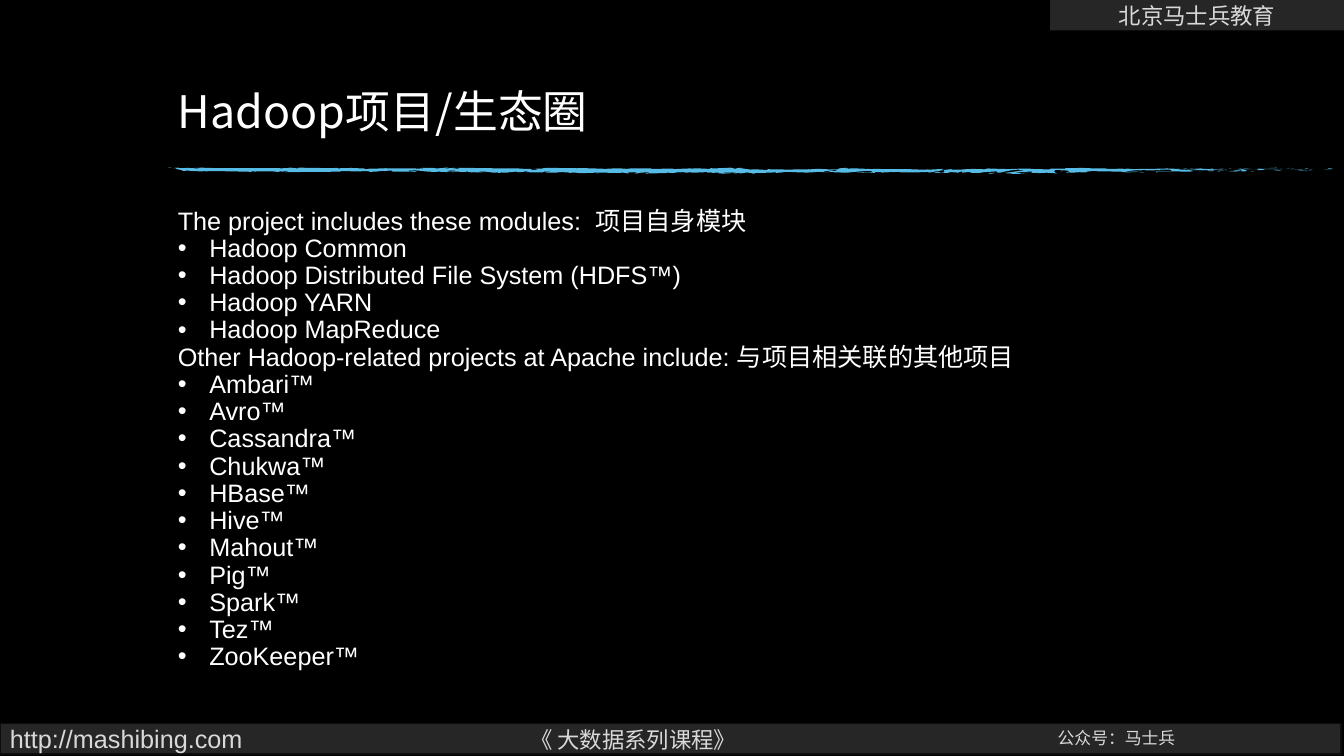
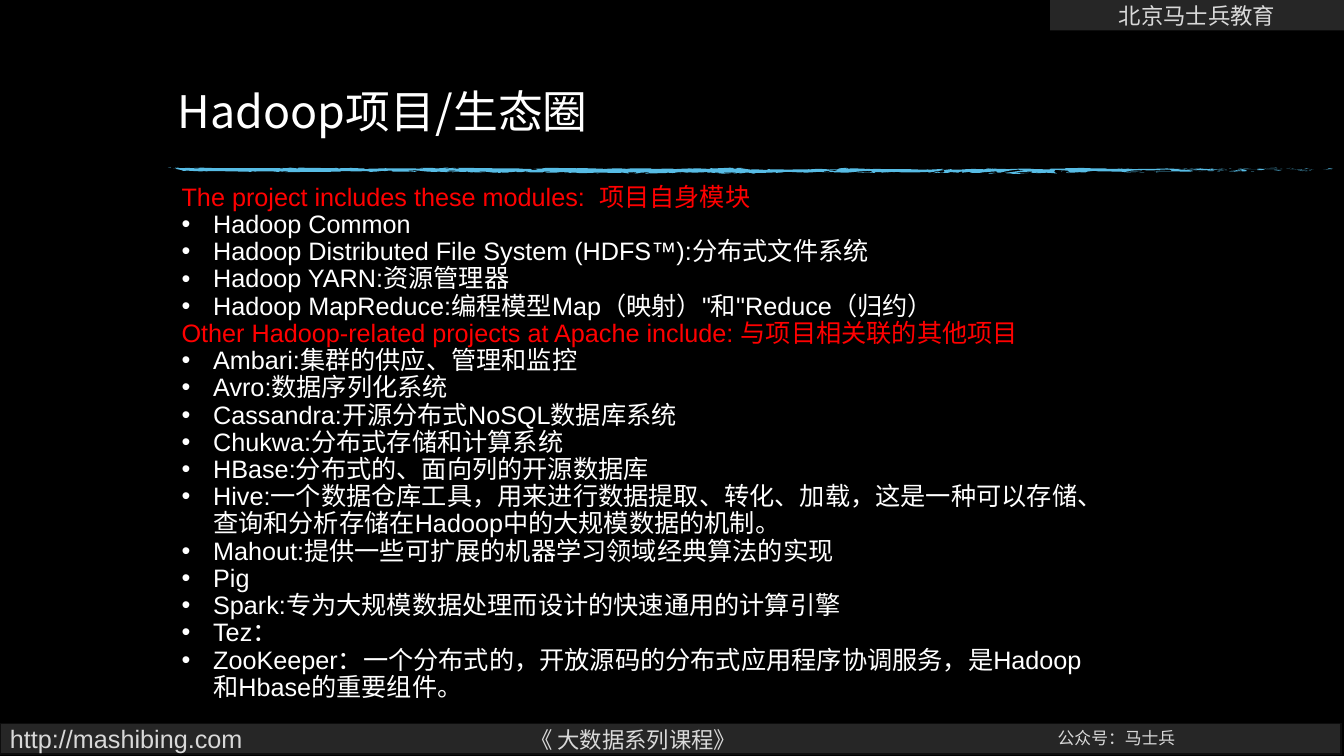
Before and after one commit to wangxin66666/BigDataArchitect-master, a slide deck: slide 15 of bigdata-hadoop/ppt/01大数据启蒙.pptx. Drawn at 1344x756 pixels with LibreOffice and Linux fonts; fonts in the diff are those of the drawing; background and template pictures are left out. Boxes give left, top, right and bottom in pixels: in the first picture for what was removed or moved away, otherwise in the second. Text is boxed around its words. In the diff, an @@ line names an element or a change of style, - is before the commit and + after.

Commit message:
更新hdfs PPT 存储模型

```diff
--- a/bigdata-hadoop/ppt/01大数据启蒙.pptx
+++ b/bigdata-hadoop/ppt/01大数据启蒙.pptx
@@ text "The project includes these modules: ...": place and size @@
-text "The project includes these modules: ..." at bbox=[178, 208, 1014, 671]
+text "The project includes these modules: ..." at bbox=[182, 184, 1102, 698]
@@ text at bbox=[182, 184, 1018, 348]: text colour #FFFFFF to #FF0000 in "The project includes these modules: 项目自身模块", "Other Hadoop-related projects at Apache include: 与项目相关联的其他项目" @@
@@ text at bbox=[213, 240, 932, 320]: text changed @@
-• Hadoop Distributed File System (HDFS™)
-• Hadoop YARN
-• Hadoop MapReduce
+• Hadoop Distributed File System (HDFS™):分布式文件系统
+• Hadoop YARN:资源管理器
+• Hadoop MapReduce:编程模型Map（映射）"和"Reduce（归约）
@@ text at bbox=[213, 349, 1102, 698]: text changed @@
-• Ambari™
-• Avro™
-• Cassandra™
-• Chukwa™
-• HBase™
-• Hive™
-• Mahout™
-• Pig™
-• Spark™
-• Tez™
-• ZooKeeper™
+• Ambari:集群的供应、管理和监控
+• Avro:数据序列化系统
+• Cassandra:开源分布式NoSQL数据库系统
+• Chukwa:分布式存储和计算系统
+• HBase:分布式的、面向列的开源数据库
+• Hive:一个数据仓库工具，用来进行数据提取、转化、加载，这是一种可以存储、查询和分析存储在Hadoop中的大规模数据的机制。
+• Mahout:提供一些可扩展的机器学习领域经典算法的实现
+• Pig
+• Spark:专为大规模数据处理而设计的快速通用的计算引擎
+• Tez：
+• ZooKeeper：一个分布式的，开放源码的分布式应用程序协调服务，是Hadoop和Hbase的重要组件。
```
Also in this commit, not shown: 5 other slides changed, 3 other files.
